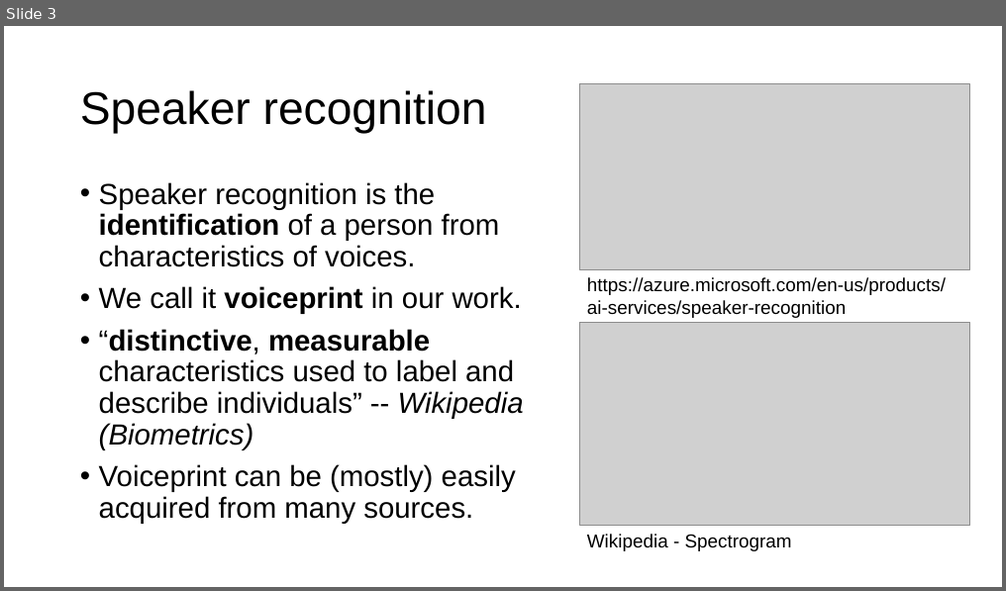
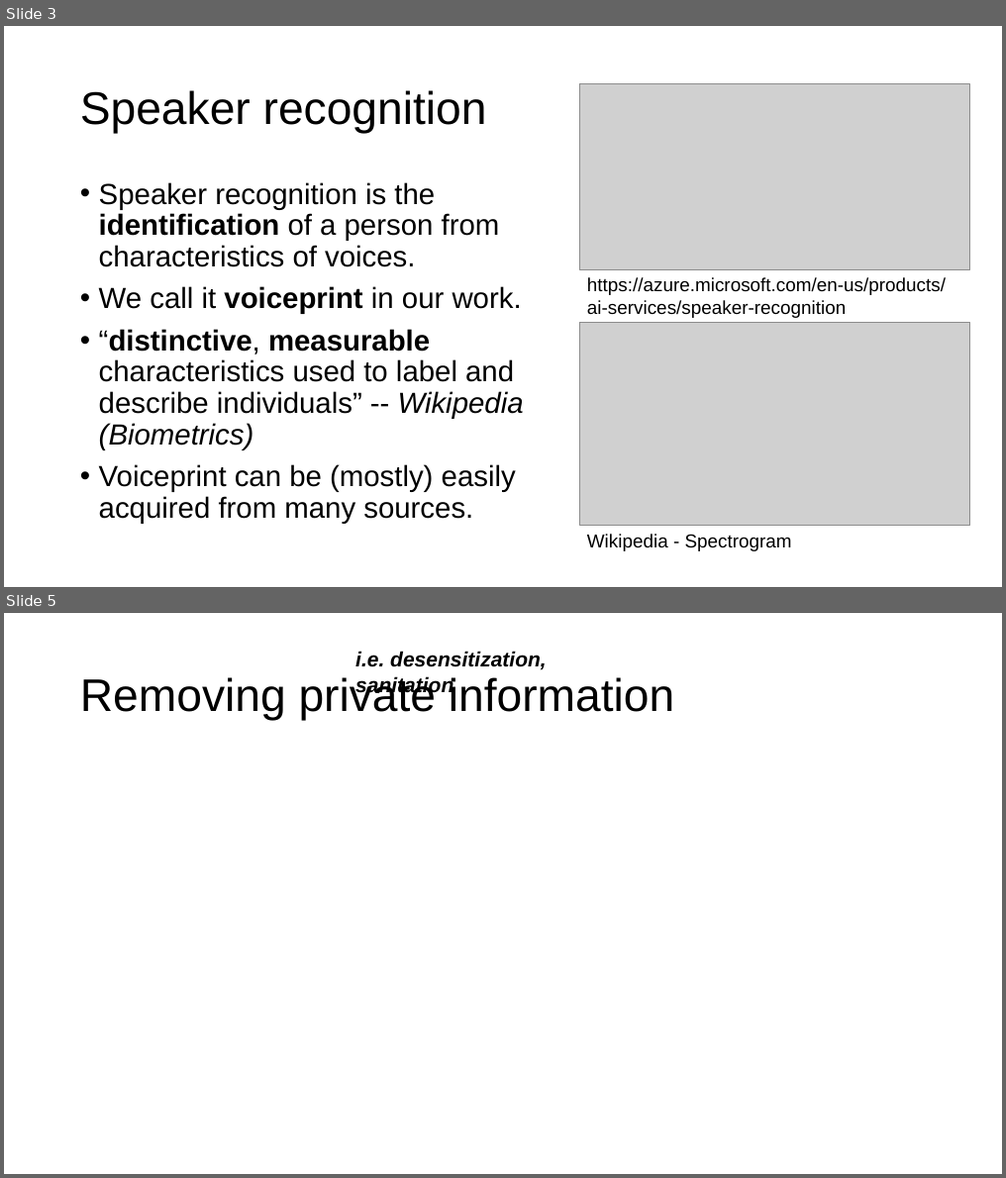
Before and after one commit to aurantiaco-sucus/sgvc_adv_conf, a slide deck: pres.pptx. Shown one above the other, each under a label of ours: slide 3 before the commit, slides 3 and 5 after it; the slides between them are not shown. The pictures are 1006x591 and 1006x1178 pixels, drawn with LibreOffice and Linux fonts; fonts in the diff are those of the drawing; grey boxes stand for pictures. Boxes give left, top, right and bottom in pixels: in the first picture for what was removed or moved away, otherwise in the second. Text is boxed around its words. In the diff, an @@ line names an element or a change of style, - is before the commit and + after.

```diff
--- a/pres.pptx
+++ b/pres.pptx
@@ slide 5 added at [4, 613, 1002, 1174], background #FFFFFF @@
@@ text added at [355, 651, 547, 696], 20 pt, text #000000, bold, italic @@
+i.e. desensitization, sanitation
@@ title added at [80, 676, 674, 721], 44 pt, text #000000 @@
+Removing private information
```
Also in this commit, not shown: 2 slides changed.
